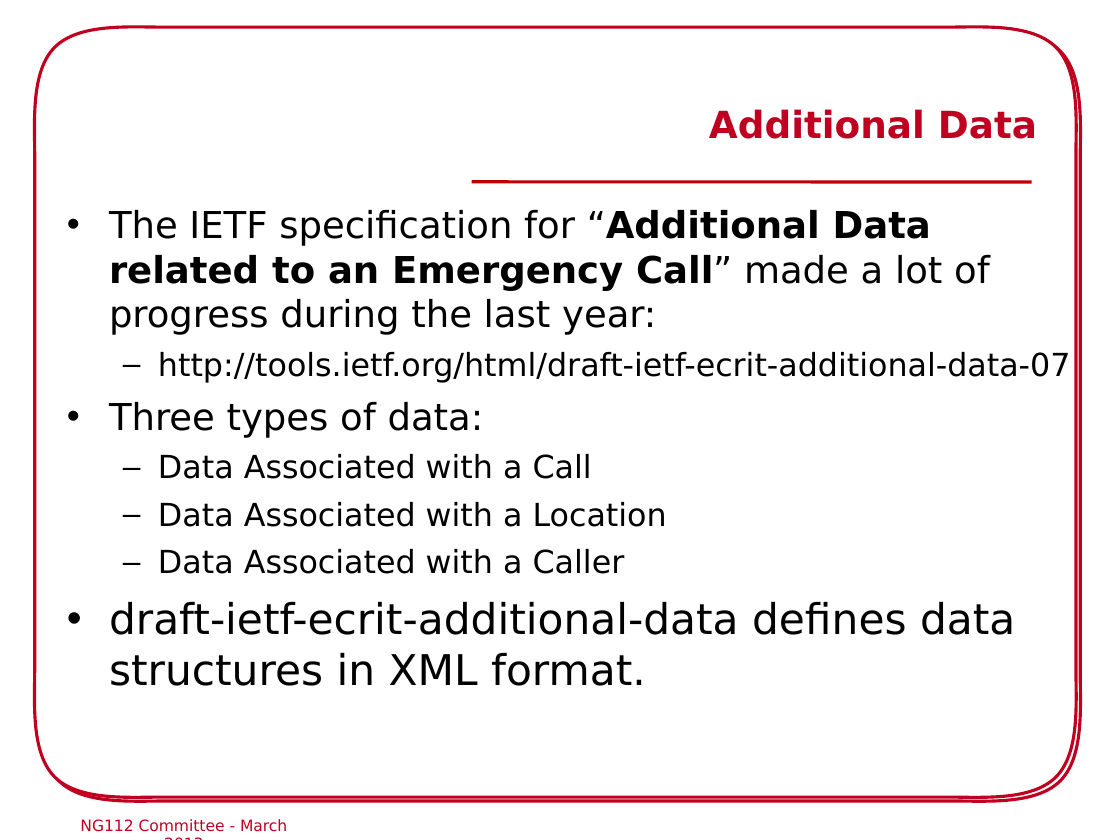
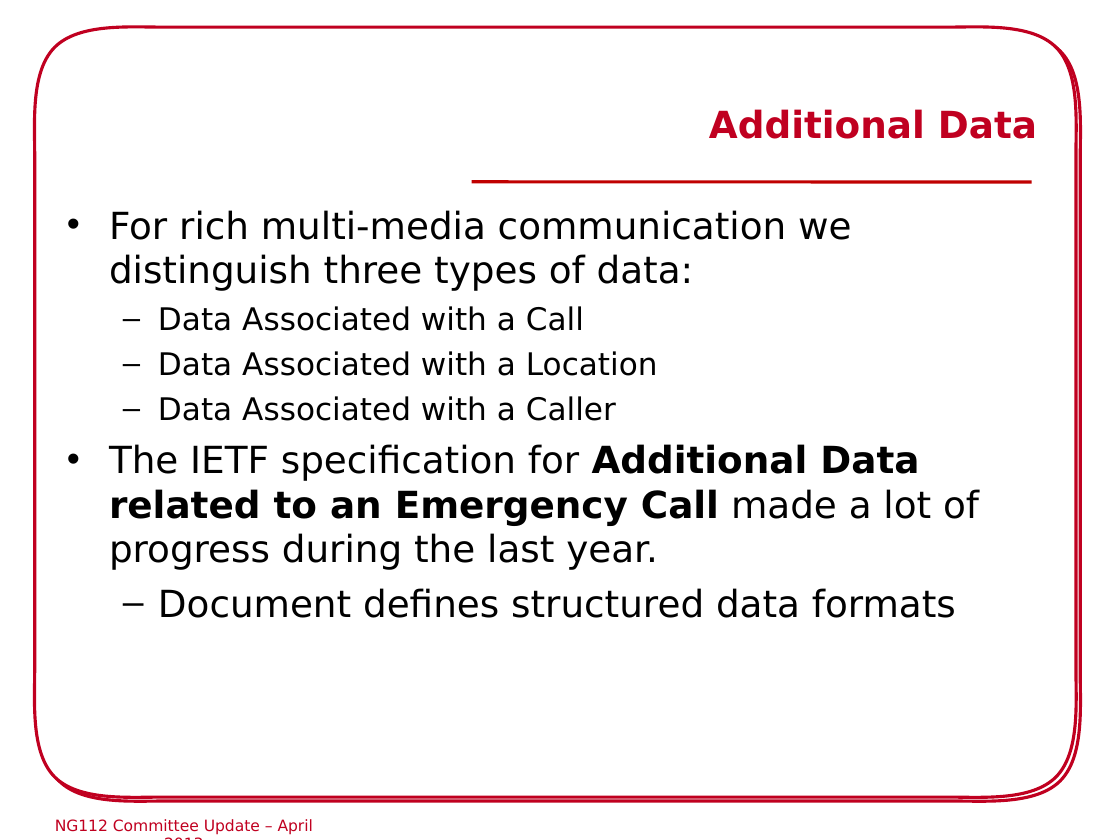
Before and after one commit to hannestschofenig/tschofenig-ids, a slide deck: slide 10 of eena-workshop-riga2013/NG112_Commitee_Riga.ppt (slide 8 before the commit). Drawn at 1120x840 pixels with LibreOffice and Linux fonts; fonts in the diff are those of the drawing; background and template pictures are left out. Boxes give left, top, right and bottom in pixels: in the first picture for what was removed or moved away, otherwise in the second. Text is boxed around its words. In the diff, an @@ line names an element or a change of style, - is before the commit and + after.

```diff
--- a/eena-workshop-riga2013/NG112_Commitee_Riga.ppt
+++ b/eena-workshop-riga2013/NG112_Commitee_Riga.ppt
@@ text at bbox=[109, 210, 852, 291]: text changed; size 23.8 to 24 pt @@
-• The IETF specification for “Additional Data related to an Emergency Call” made a lot of progress during the last year:
-  – http://tools.ietf.org/html/draft-ietf-ecrit-additional-data-07
-• Three types of data:
+• For rich multi-media communication we distinguish three types of data:
@@ text at bbox=[158, 306, 658, 421]: size 20.4 to 20 pt in "Data Associated with a Call", "Data Associated with a Location", "Data Associated with a Caller"; less space between paragraphs @@
@@ text at bbox=[109, 444, 979, 618]: text changed; size 27.2 to 24 pt @@
-• draft-ietf-ecrit-additional-data defines data structures in XML format.
+• The IETF specification for Additional Data related to an Emergency Call made a lot of progress during the last year.
+  – Document defines structured data formats
@@ text at bbox=[55, 819, 313, 835]: text changed @@
-NG112 Committee - March 2013
+NG112 Committee Update – April 2013
```
Also in this commit, not shown: 15 other slides changed, 3 slides added, 2 slides removed.
